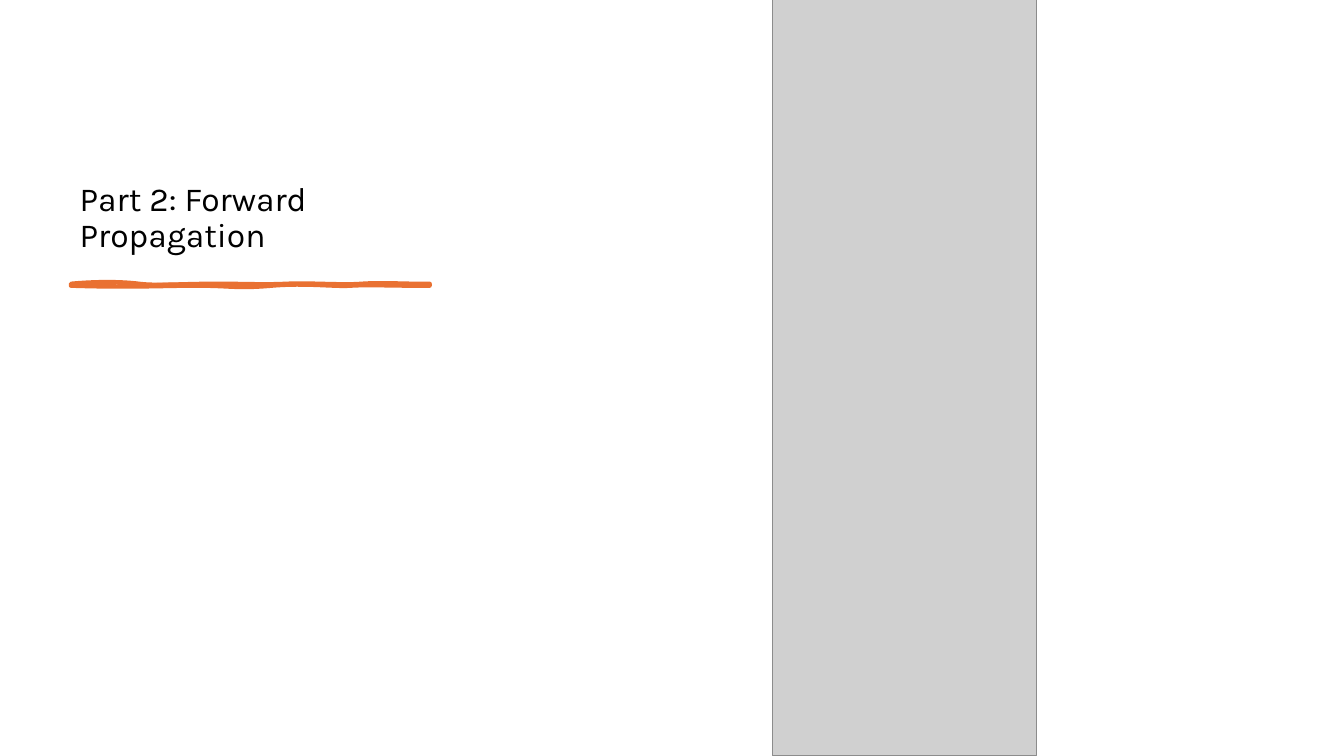
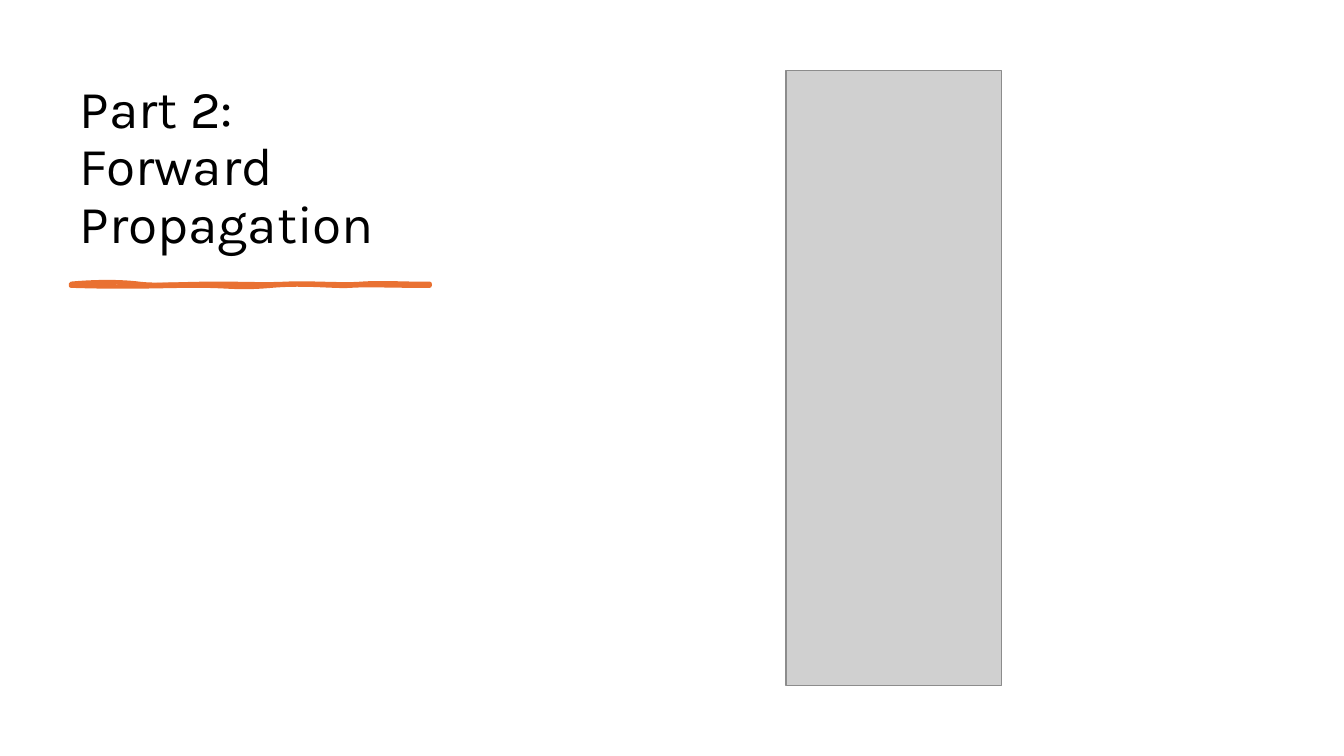
Before and after one commit to andim53/ml-ex-corr, a slide deck: slide 5 of presentation.pptx (slide 4 before the commit). Drawn at 1344x756 pixels with LibreOffice and Linux fonts; fonts in the diff are those of the drawing; grey boxes stand for pictures. Boxes give left, top, right and bottom in pixels: in the first picture for what was removed or moved away, otherwise in the second. Text is boxed around its words. In the diff, an @@ line names an element or a change of style, - is before the commit and + after.

```diff
--- a/presentation.pptx
+++ b/presentation.pptx
@@ title "Part 2: Forward Propagation" at (80, 94, 374, 256): size 24 to 38 pt @@
@@ picture: place and size @@
-picture at (772, 0, 1036, 756)
+picture at (786, 71, 1001, 686)
```
Also in this commit, not shown: 3 other slides changed, 8 slides added, 2 slides removed, 2 other files.
